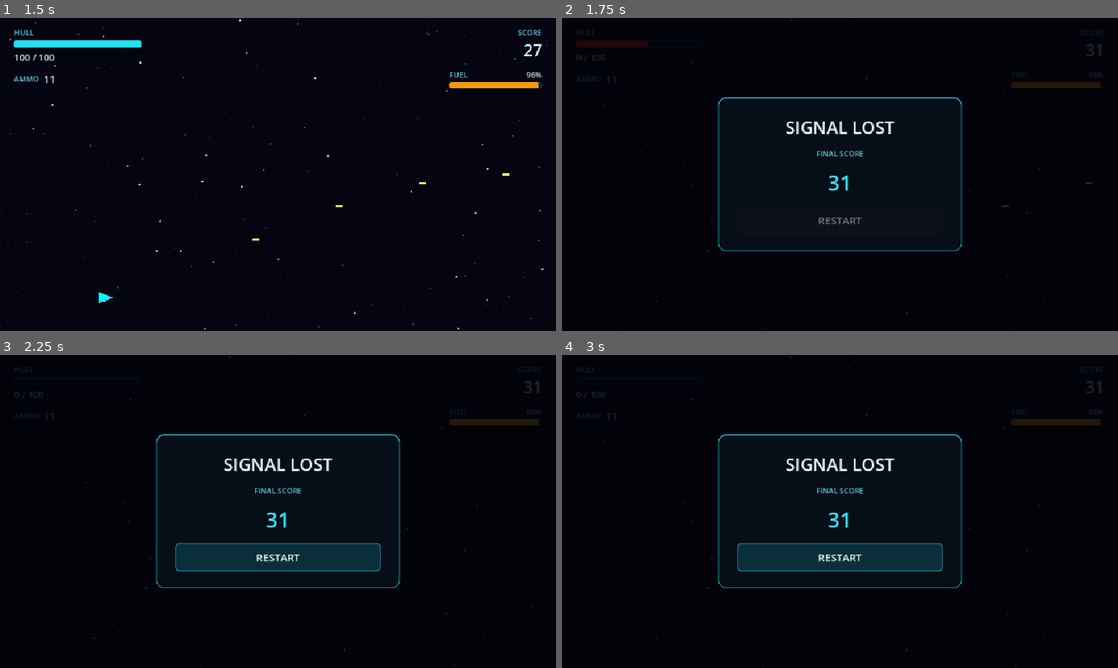
Above: before the commit, frames 1-4 (two rows, left to right).
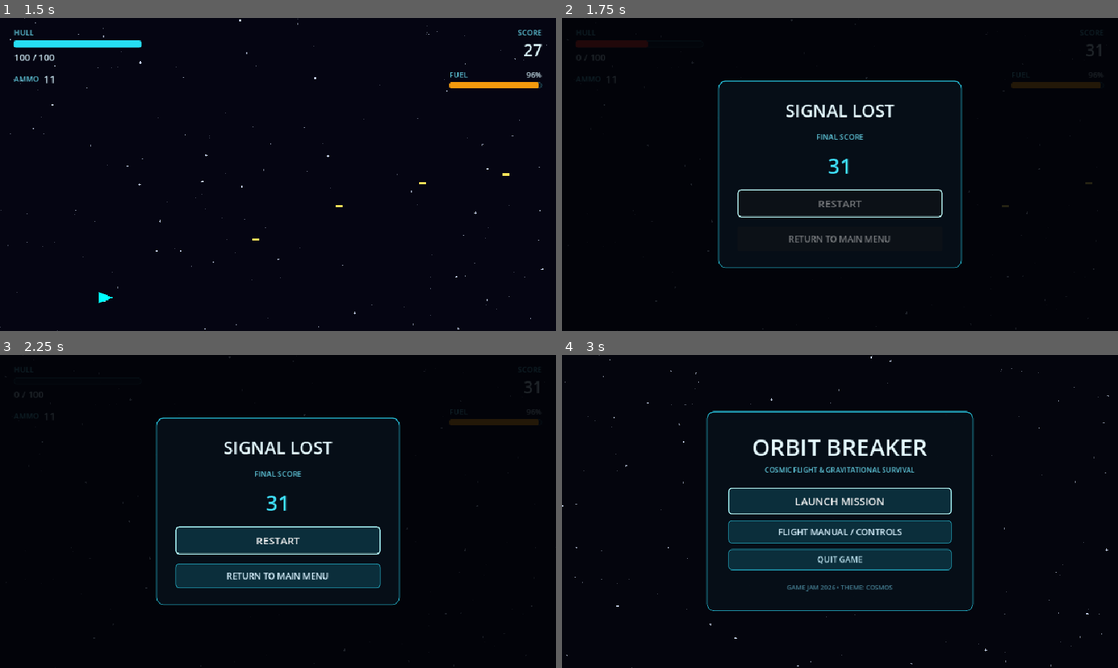
Above: after the commit, the same moments.

Repository: EzaanSaeed/OrbitBreaker
Game: Godot game, scene res://scenes/main.tscn
Two runs of this game, one before a commit and one after it. Both use one fixed random seed, a clock stepped at 60 frames per second and the inputs below.
Inputs (mouse positions are in pixels of both pictures, inside the frame that each line leads up to):
- Up to frame 1 (1.5 s): tap Enter at 0.5 s; move the mouse to (400, 158) at 0.52 s; hold S (thrust_down) 0.53-1.25 s; hold Space (shoot) 0.53-1.25 s; click (400, 158) at 0.67 s; drag from (166, 190) to (105, 255) at 1.27 s
- Up to frame 2 (1.75 s): no input
- Up to frame 3 (2.25 s): move the mouse to (333, 442) at 2.02 s; hold S (thrust_down) from 2.03 s (still down); tap I at 2.1 s; click (333, 442) at 2.17 s
- Up to frame 4 (3 s): release S (thrust_down) at 2.75 s; click (840, 577) at 2.75 s, where only the run after the commit has a clickable "RETURN TO MAIN MENU"

Frame 1 is identical in both runs. In frame 2, 2.9% of the frame differs, in the area x 28-72%, y 20-80%; in frame 3, 7.3%; in frame 4, 11%, in the area x 0-99%, y 0-100%.

Commit message:
feat(hud): add Return to Main Menu button on Signal Lost screen

Diff:
--- a/scenes/hud.tscn
+++ b/scenes/hud.tscn
@@ -317,3 +317,15 @@
 theme_override_styles/hover = SubResource("ButtonHover")
 theme_override_styles/focus = SubResource("ButtonFocus")
 text = "RESTART"
+
+[node name="MainMenuButton" type="Button" parent="Layout/GameOverPanel/Center/Card/Padding/Content"]
+custom_minimum_size = Vector2(0, 42)
+layout_mode = 2
+mouse_default_cursor_shape = 2
+theme_override_colors/font_color = Color(0.85, 0.95, 1, 1)
+theme_override_font_sizes/font_size = 15
+theme_override_styles/normal = SubResource("ButtonNormal")
+theme_override_styles/pressed = SubResource("ButtonHover")
+theme_override_styles/hover = SubResource("ButtonHover")
+theme_override_styles/focus = SubResource("ButtonFocus")
+text = "RETURN TO MAIN MENU"
--- a/scripts/hud.gd
+++ b/scripts/hud.gd
@@ -10,6 +10,7 @@
 ## value (no score, ammo, fuel or health maths live here).
 
 signal restart_requested
+signal main_menu_requested
 
 # ── Top-bar references ───────────────────────────────────────────────────────
 @onready var _health_bar: ProgressBar  = $Layout/TopMargin/TopRows/Row1/Health/HealthBar
@@ -20,9 +21,10 @@
 @onready var _fuel_value: Label        = $Layout/TopMargin/TopRows/Row2/Fuel/FuelRow/FuelValue
 
 # ── Game-over references ─────────────────────────────────────────────────────
-@onready var _game_over: Control = $Layout/GameOverPanel
-@onready var _final_score: Label = $Layout/GameOverPanel/Center/Card/Padding/Content/FinalScore
-@onready var _restart: Button    = $Layout/GameOverPanel/Center/Card/Padding/Content/RestartButton
+@onready var _game_over: Control         = $Layout/GameOverPanel
+@onready var _final_score: Label         = $Layout/GameOverPanel/Center/Card/Padding/Content/FinalScore
+@onready var _restart: Button            = $Layout/GameOverPanel/Center/Card/Padding/Content/RestartButton
+@onready var _main_menu_button: Button   = $Layout/GameOverPanel/Center/Card/Padding/Content/MainMenuButton
 
 # ── Internal state ────────────────────────────────────────────────────────────
 var _health_tween: Tween
@@ -43,6 +45,7 @@
 
 func _ready() -> void:
 	_restart.pressed.connect(func(): restart_requested.emit())
+	_main_menu_button.pressed.connect(_on_main_menu_pressed)
 	_game_over.hide()
 	set_process(false)
 	_build_dynamic_styles()
@@ -97,6 +100,7 @@
 	_restart_lockout = maxf(0.0, _restart_lockout - delta)
 	if _restart_lockout == 0.0:
 		_restart.disabled = false
+		_main_menu_button.disabled = false
 		set_process(false)
 
 
@@ -160,8 +164,15 @@
 	assert(score >= 0)
 	_final_score.text = "%d" % score
 	_game_over.show()
-	# Lock out the Restart button briefly so a Space press held at the moment
+	# Lock out the buttons briefly so a Space press held at the moment
 	# of death (Space is now the shoot key) cannot instantly skip the screen.
 	_restart.disabled = true
+	_main_menu_button.disabled = true
 	_restart_lockout = RESTART_LOCKOUT_DURATION
 	set_process(true)
+	_restart.grab_focus()
+
+
+func _on_main_menu_pressed() -> void:
+	main_menu_requested.emit()
+	get_tree().change_scene_to_file("res://scenes/MainMenu.tscn")
